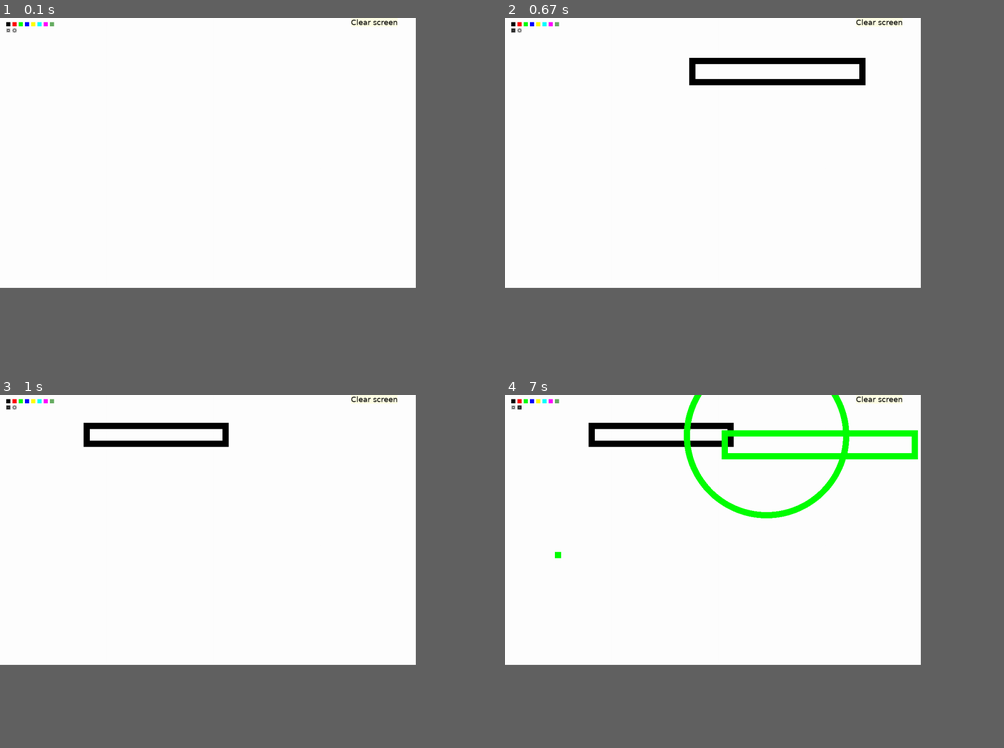
Above: before the commit, frames 1-4 (two rows, left to right).
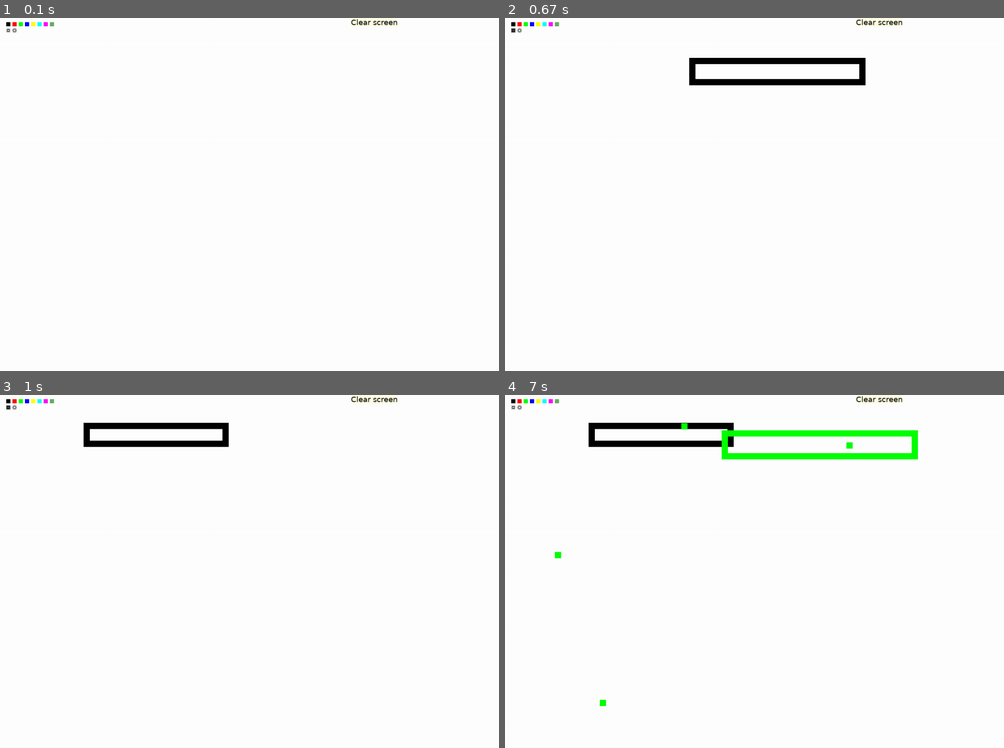
Above: after the commit, the same moments.

Repository: simplycode07/Paint-app-with-pygame
Game: pygame game, started from main.py
Two runs of this game, one before a commit and one after it. Both use one fixed random seed, a clock stepped at 60 frames per second and the inputs below.
Inputs (mouse positions are in pixels of both pictures, inside the frame that each line leads up to):
- Up to frame 1 (0.1 s): no input
- Up to frame 2 (0.67 s): press the mouse at (514, 28) at 0.37 s; move the mouse to (689, 56) at 0.47 s; release the mouse at (864, 85) at 0.6 s
- Up to frame 3 (1 s): press the mouse at (374, 398) at 0.7 s; move the mouse to (229, 423) at 0.8 s; release the mouse at (84, 447) at 0.93 s
- Up to frame 4 (7 s): press the mouse at (524, 402) at 1.03 s; move the mouse to (719, 430) at 1.13 s; release the mouse at (919, 458) at 1.27 s; press the mouse at (514, 405) at 2.87 s; move the mouse to (559, 553) at 2.97 s; release the mouse at (604, 702) at 3.1 s; press the mouse at (519, 405) at 6.7 s; move the mouse to (684, 426) at 6.8 s; release the mouse at (849, 444) at 6.93 s
The window is 750x487 before the commit and 900x637 after it. Grey fills any space a smaller window leaves; there, only what the larger window draws over its background counts as a difference.

The runs differ from the first frame. In frame 4, 1.3% of the frame differs, in the area x 2-70%, y 0-89%.

Commit message:
Cleaned the code

Diff:
--- a/main.py
+++ b/main.py
@@ -1,5 +1,4 @@
 import pygame
-from pygame.locals import *
 import random
 import os
 from math import sqrt
@@ -7,17 +6,20 @@
 
 pygame.init()
 pygame.mouse.set_cursor(pygame.SYSTEM_CURSOR_CROSSHAIR)
-# basic initialisation stuff
-display_size = (1000, 650)
+display_size = (1200, 850)
 display = pygame.display.set_mode(display_size)
 pygame.display.set_caption("Painting App with pygame")
 clock = pygame.time.Clock()
-font = pygame.font.Font("C://Windows//Fonts//Arial.ttf", 18)
+
+canvas_start = 35
+button_size = 10
+button_gap = 5
 
 if os.name == 'posix':
     font = pygame.font.Font("/usr/share/fonts/truetype/dejavu/DejaVuSans.ttf", 18)
+else:
+    font = pygame.font.Font("C://Windows//Fonts//Arial.ttf", 18)
 
-# colors
 colors = {
     "white": (255, 255, 255),
     "black":(0,0,0),
@@ -41,13 +43,13 @@
 
 display.fill(colors["white"])
 
-def save_image():
+def get_canvas_image():
     w = display_size[0]
-    h = display_size[1]-35 #canvas starts from (0,35)
-    rect = pygame.Rect(0, 35, w, h)
-    sub = display.subsurface(rect)
+    h = display_size[1]-canvas_start
+
+    canvas = pygame.Rect(0, canvas_start, w, h)
     screenshot = pygame.Surface((w, h))
-    screenshot.blit(sub, (0, 0))
+    screenshot.blit(display.subsurface(canvas), (0, 0))
     return screenshot
 
 def draw_square(first_corner, second_corner):
@@ -58,45 +60,40 @@
 
     # note: first and second corners are diagonally opposite and so are third and fourth corners
     #did this because as from above the x value for all corners can either be a or c
-    if first_corner[0] < second_corner[0]:
-        left_x = first_corner[0]
-    else:
-        left_x = second_corner[0]
+    left_x = min(first_corner[0], second_corner[0])
 
     #similarly y values can either be b or d, so the left_top corner can be decided by taking least of a,b and c,d
-    if first_corner[1]<second_corner[1]:
-        left_y = first_corner[1]
-    else:
-        left_y = second_corner[1]
+    left_y = min(first_corner[1], second_corner[1])
 
     w = abs(first_corner[0] - second_corner[0]) # width will be the difference of x coordinates of the two opposite points
     h = abs(first_corner[1] - second_corner[1]) # same thing with the height
     return left_x,left_y,w,h
 
 def main():
-    tool_selected = [0,0]
-    click_num = 0
+    tool_id = 0
     size = 15
     pen_color = colors['black']
     eraser_color = colors['white']
     color_button = []
     rect_pos = []
     display.blit(clear_butt_text, clear_butt_rect)
-    colors_keys = [*colors]
 
     #this draws buttons for colors
-    for i in range(1,len(colors)):
-        color_button.append(pygame.Rect(((15*i)), 10, 10, 10))
-        pygame.draw.rect(display, colors[colors_keys[i]], pygame.Rect((15*i), 10, 10, 10))
+    for i in range(0,len(colors)):
+        color_button.append(pygame.Rect((button_size + button_gap)*(i), button_size, button_size, button_size))
+        pygame.draw.rect(display, [*colors.values()][i], color_button[i])
+
 
     #this draws the square tool, (15,25)
     square_rect = pygame.Rect(15, 25, 10, 10)
     circle_rect = pygame.Rect(30, 25, 10, 10)
     display.blit(square_selected_false, square_rect)
     display.blit(circle_selected_false, circle_rect)
+    pos = (0,0)
 
     while True:
         for event in pygame.event.get():
+            prev_pos = pos
             pos = pygame.mouse.get_pos()
             keys = pygame.key.get_pressed()
             if event.type == pygame.QUIT:
@@ -107,71 +104,56 @@
                 size += 1
             if keys[pygame.K_KP_MINUS] and size > 5:
                 size -= 1
+
             if (keys[pygame.K_LCTRL] and keys[pygame.K_s]) or (keys[pygame.K_RCTRL] and keys[pygame.K_s]):
-                image = save_image()
+                image = get_canvas_image()
                 date = datetime.now().strftime('%Y-%m-%d %H-%M-%S')
                 pygame.image.save(image, f"{date.lower()}-image.jpg")
 
             if pygame.mouse.get_pressed() == (1, 0, 0):
                 if clear_butt_rect.collidepoint(pos): #draws a white rectangle all over the screen and then redraws all the buttons
-                    pygame.draw.rect(display, colors['white'], pygame.Rect(0,0, display_size[0], display_size[1]))
-                    for i in range(1,len(colors)):
-                        pygame.draw.rect(display, colors[colors_keys[i]], pygame.Rect((15*i), 10, 10, 10))
+                    display.fill(colors["white"])
+                    for i in range(0, len(colors)):
+                        pygame.draw.rect(display, [*colors.values()][i], color_button[i])
 
-                    if tool_selected[0]:
+                    if tool_id == 1:
                         display.blit(square_selected_true, square_rect)
                     else:
                         display.blit(square_selected_false, square_rect)
 
-                    if tool_selected[1]:
+                    if tool_id == 2:
                         display.blit(circle_selected_true, circle_rect)
                     else:
                         display.blit(circle_selected_false, circle_rect)
 
                     display.blit(clear_butt_text, clear_butt_rect)
 
-                if (not True in tool_selected) or True: # temporarily bypassing if statement for changing color while using tools
-                    if color_button[0].collidepoint(pos):
-                        pen_color = colors['black']
-                    elif color_button[1].collidepoint(pos):
-                        pen_color = colors['red']
-                    elif color_button[2].collidepoint(pos):
-                        pen_color = colors['green']
-                    elif color_button[3].collidepoint(pos):
-                        pen_color = colors['blue']
-                    elif color_button[4].collidepoint(pos):
-                        pen_color = colors['yellow']
-                    elif color_button[5].collidepoint(pos):
-                        pen_color = colors['cyan']
-                    elif color_button[6].collidepoint(pos):
-                        pen_color = colors['purple']
-                    elif color_button[7].collidepoint(pos):
-                        pen_color = colors['rand_col']
+                # checks if any color is pressed
+                for i in range(len(color_button)):
+                    if color_button[i].collidepoint(pos):
+                        pen_color = [*colors.values()][i]
+                        break
 
                 if square_rect.collidepoint(pos): # tool id = 0
                     print("click on the diagonally opposite ends of the rectangle you want to draw")
-                    for i in range(len(tool_selected)):
-                        if i != 0:
-                            tool_selected[i]=0
-                        else:
-                            tool_selected[i] = not tool_selected[i]
-                    click_num = 0
+                    # for i in range(len(tool_selected)):
+                    #     if i != 0:
+                    #         tool_selected[i]=0
+                    #     else:
+                    #         tool_selected[i] = not tool_selected[i]
+
+                    tool_id = 1 if tool_id != 1 else 0
                     rect_pos = []
-                    if tool_selected[0]:
+                    if tool_id == 1:
                         display.blit(square_selected_true, square_rect)
                     else:
                         display.blit(square_selected_false, square_rect)
+
                     display.blit(circle_selected_false, circle_rect)
                 if circle_rect.collidepoint(pos): # tool id = 1
                     print("click on diametrically opposite points of the circle you want to draw")
-                    for i in range(len(tool_selected)):
-                        if i != 1:
-                            tool_selected[i] = 0
-                        else:
-                            tool_selected[i] = not tool_selected[i]
-                    click_num = 0
                     rect_pos = []
-                    if tool_selected[1]:
+                    if tool_id == 2:
                         display.blit(circle_selected_true, circle_rect)
                     else:
                         display.blit(circle_selected_false, circle_rect)
@@ -179,34 +161,32 @@
 
 
                 # main drawing part
-                if True in tool_selected: # drawing with tools
-                    if pygame.mouse.get_pressed() == (1, 0, 0) and click_num < 2 and (pos[1]-size//2) > 35:
-                        click_num += 1
+                if tool_id: # drawing with tools
+                    if len(rect_pos) < 2 and (pos[1]-size//2) > 35:
                         rect_pos.append(pos)
 
-                    if click_num==2:
-                        click_num=0
+                    if len(rect_pos) == 2:
                         first_corner = rect_pos[0] #--> (a,b)
                         second_corner = rect_pos[1] #--> (c,d)
 
-                        if tool_selected[0]: # this draws rectangle
+                        if tool_id == 1: # this draws rectangle
                             left_x, left_y, w, h = draw_square(first_corner, second_corner)
                             pygame.draw.rect(display, pen_color, pygame.Rect(left_x, left_y, w,h), size)
 
-                        if tool_selected[1]: # this draws circle
+                        if tool_id == 2: # this draws circle
                             center = (((first_corner[0]+second_corner[0])//2), ((first_corner[1]+second_corner[1])//2))#mid point formula basic shit
                             radius = sqrt((center[0]-first_corner[0])**2 + (center[1]-first_corner[1])**2) # distance formula(pythagoras)
                             pygame.draw.circle(display, pen_color, center, radius, size)
 
                         rect_pos = []
 
-                if (pos[1]-size//2) > 35 and not True in tool_selected:
+                if (pos[1]-size//2) > canvas_start and tool_id == 0:
                     pygame.draw.rect(display, pen_color, pygame.Rect((pos[0]-size//2), (pos[1]-size//2), size, size))
 
             if pygame.mouse.get_pressed() == (0, 0, 1):
                 if (pos[1]-size//2) > 20 and (pos[0]-size//2) > 30:
-                    pygame.draw.rect(display, eraser_color, pygame.Rect(
-                        ((pos[0]-size//2), (pos[1]-size//2), size, size)))
+                    pygame.draw.rect(display, eraser_color, pygame.Rect(((pos[0]-size//2), (pos[1]-size//2), size, size)))
+                    # pygame.draw.line(display, pen_color, ((prev_pos[0]-size//2), (prev_pos[1]-size//2)), ((pos[0]-size//2), (pos[1]-size//2)), width=size)
 
         pygame.display.update()
         clock.tick(240)
Renamed: example1.jpg -> img/app/example1.jpg
Renamed: example2.jpg -> img/app/example2.jpg
Binary file removed: img/app/toolbar.JPG
Binary file added: img/app/toolbar.png
Not shown, changed: readme.md
